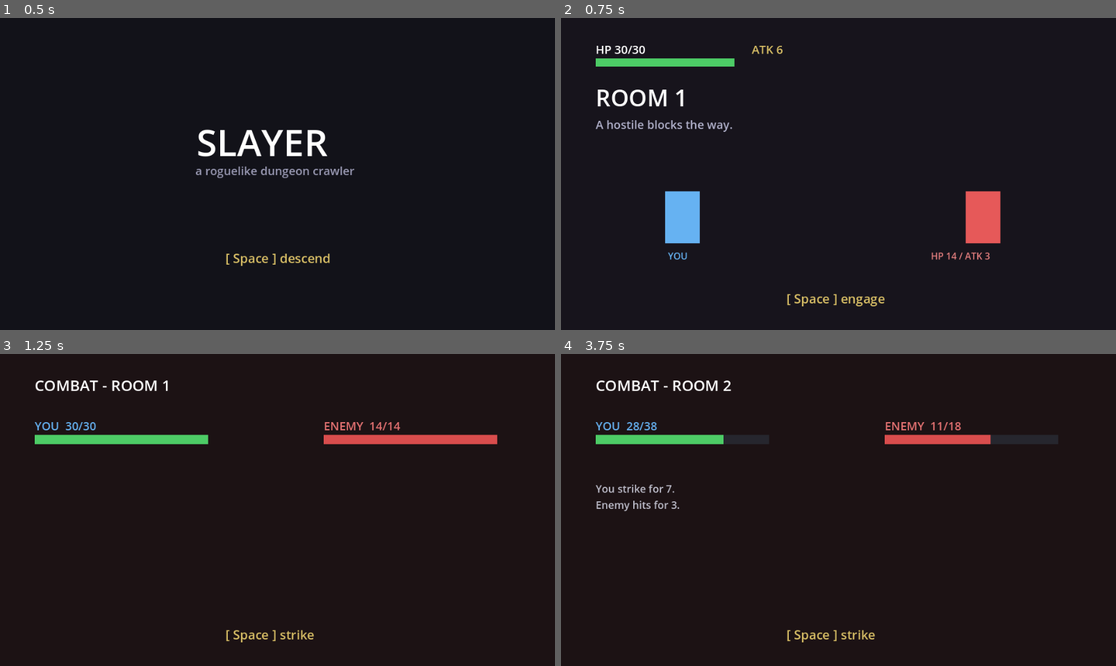
Above: before the commit, frames 1-4 (two rows, left to right).
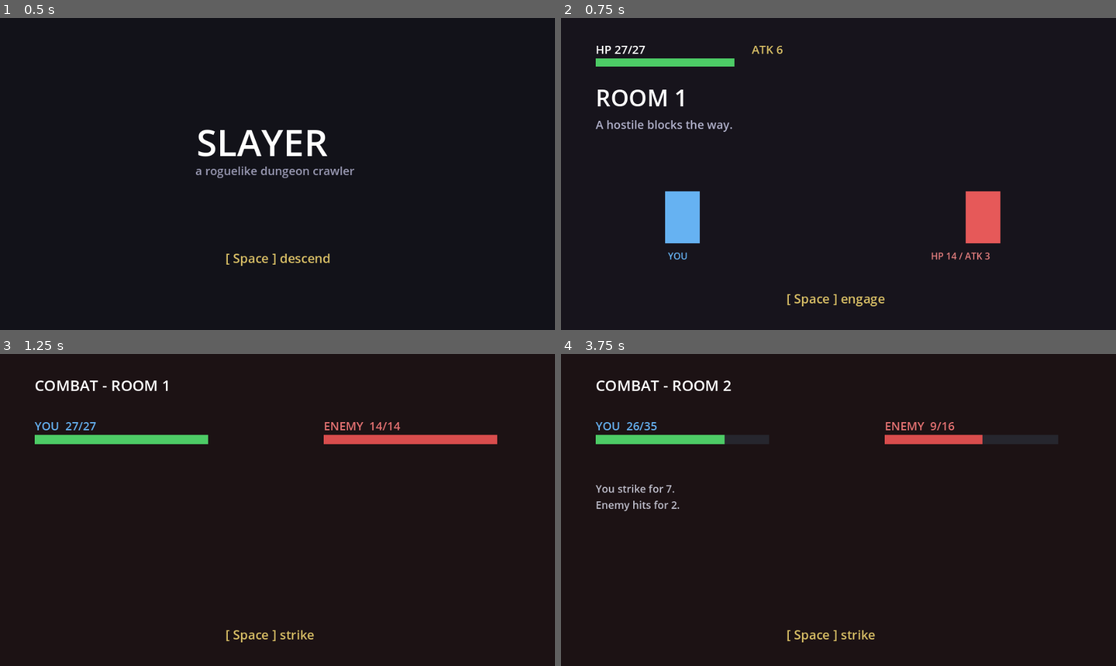
Above: after the commit, the same moments.

Repository: rockyhong-a11y/Slayer
Game: Godot game, scene res://scenes/boot.tscn
The game is run twice, just before and just after one commit, with the same random seed, the same clock (stepped at 60 frames per second) and the same inputs.
Inputs:
- Up to frame 1 (0.5 s): no input
- Up to frame 2 (0.75 s): tap Enter (ui_accept) at 0.5 s; tap 1 at 0.6 s
- Up to frame 3 (1.25 s): tap Enter (ui_accept) at 0.77 s; tap 2 at 0.8 s
- Up to frame 4 (3.75 s): tap Enter (ui_accept) at 1.25, 1.52, 2, 2.75, 3.02, 3.5 s; tap 2 at 1.35, 3.05, 3.6 s; tap 3 at 1.55, 2.1 s; tap 1 at 2.3, 2.85 s

Frame 1 is identical in both runs. In frame 2, less than 0.1% of the frame differs, in the area x 9-16%, y 8-12%; in frame 3, less than 0.1%; in frame 4, 0.2%, in the area x 13-78%, y 21-50%.

Commit message:
Recover iteration 5's balance work: B1 and B2 now pass
The loop died mid-iteration on 2026-10-30 when the container restarted, and
the work sat uncommitted for two days. The code was sound; only the loop was
lost. Verified with the simulator before committing rather than taken on
trust.

The enemy formula moves into named constants in run_state.gd, so the balance
numbers stay in one place as DESIGN and CLAUDE.md require. Enemy HP now grows
slowly and ATK grows every four rooms, which keeps a fight around three
exchanges at any room number: what the player feels ramping is damage taken
per fight, not fights getting longer. Start HP 30 -> 27.

balance_sim.gd no longer hardcodes "enemy HP 10+4n ATK 2+n" in its header.
That string was a latent trap: it would have kept printing the old formula
after any tuning, which is the one line a reader trusts to know what was
measured.

100 runs, seed 1234:

  B1  clear rate (10 rooms)        38.0%   30-50%   PASS   (was 0.0%)
  B2  avg death room                8.81    5-9     PASS   (was 4.70)
  B3  death in room 1-2             0.0%   < 5%     PASS
  B4  flawless clears               0.0%   < 2%     PASS
  B5  best single-pick clear rate   0.0%   < 80%    PASS

B5 passes for a degenerate reason and STATUS says so: all three pure reward
strategies clear 0% while mixing them clears 38%, so the metric is not
discriminating between the choices, it is only recording that none of them
wins alone.

Co-Authored-By: Claude Opus 5 <noreply@anthropic.com>
Claude-Session: https://claude.ai/code/session_013aMqGrRUPhdpE5NLBA8S4D

Diff:
--- a/scripts/run_state.gd
+++ b/scripts/run_state.gd
@@ -1,7 +1,7 @@
 extends Node
 ## State of a single run. Reset whenever a run starts or the player dies.
 
-const START_HP := 30
+const START_HP := 27
 const START_ATK := 6
 
 ## Rooms to survive for a win. Reaching room ROOMS_PER_RUN + 1 clears the run.
@@ -51,10 +51,18 @@
 		REWARD_HEAL:
 			hp = mini(max_hp, hp + REWARD_HEAL_AMOUNT)
 
+## Enemy growth per room. HP is tuned to keep a fight around three exchanges
+## at every room number, so the ramp the player actually feels is the enemy's
+## ATK -- the damage taken per fight -- rather than the fight getting longer.
+const ENEMY_HP_BASE := 12
+const ENEMY_HP_PER_ROOM := 2
+const ENEMY_ATK_BASE := 3
+const ENEMY_ATK_ROOMS_PER_POINT := 4
+
 ## Enemy stats are a pure function of room number, so balance is readable
 ## in one place instead of scattered across encounters.
 func enemy_hp() -> int:
-	return 10 + room * 4
+	return ENEMY_HP_BASE + room * ENEMY_HP_PER_ROOM
 
 func enemy_atk() -> int:
-	return 2 + room
+	return ENEMY_ATK_BASE + floori(float(room) / float(ENEMY_ATK_ROOMS_PER_POINT))
--- a/tools/balance_sim.gd
+++ b/tools/balance_sim.gd
@@ -149,8 +149,11 @@
 	print("")
 	print("BALANCE SIM  --  %d runs per policy, seed %d, %d rooms per run"
 		% [runs, rng_seed, RunState.ROOMS_PER_RUN])
-	print("start HP %d  ATK %d   enemy HP 10+4n  ATK 2+n   damage +/-%d"
-		% [RunState.START_HP, RunState.START_ATK, RunState.DMG_VARIANCE])
+	print("start HP %d  ATK %d   enemy HP %d+%dn  ATK %d+n/%d   damage +/-%d"
+		% [RunState.START_HP, RunState.START_ATK,
+			RunState.ENEMY_HP_BASE, RunState.ENEMY_HP_PER_ROOM,
+			RunState.ENEMY_ATK_BASE, RunState.ENEMY_ATK_ROOMS_PER_POINT,
+			RunState.DMG_VARIANCE])
 	print("")
 	print("  #   measure                        value      band           result")
 	print("  --------------------------------------------------------------------")
Not shown, changed: docs/STATUS.md
